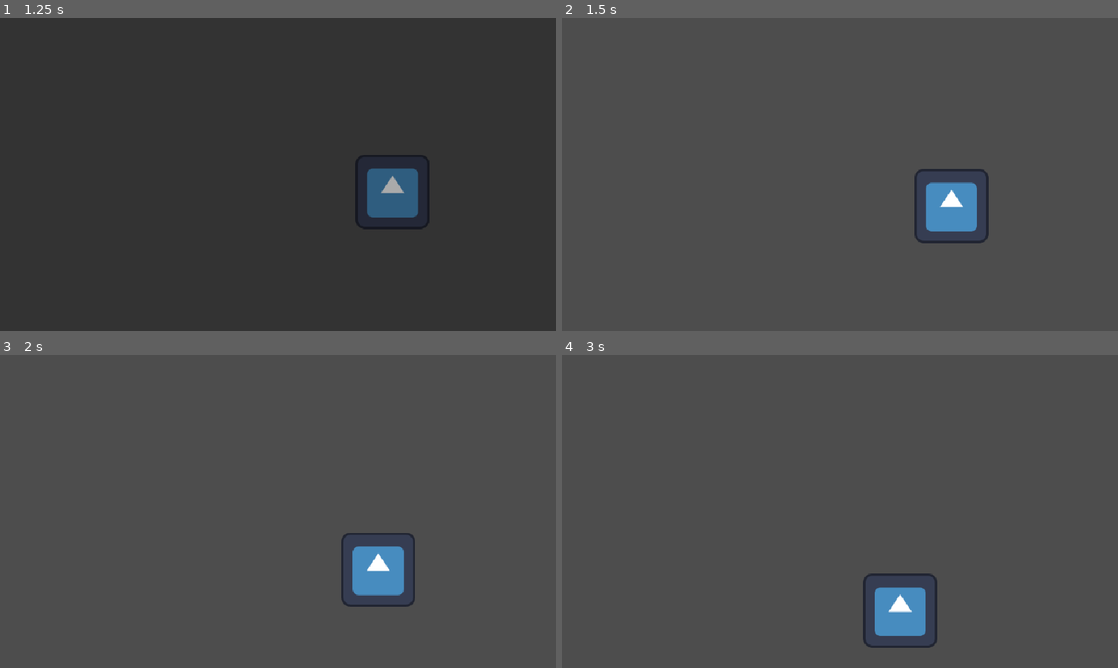
Above: before the commit, frames 1-4 (two rows, left to right).
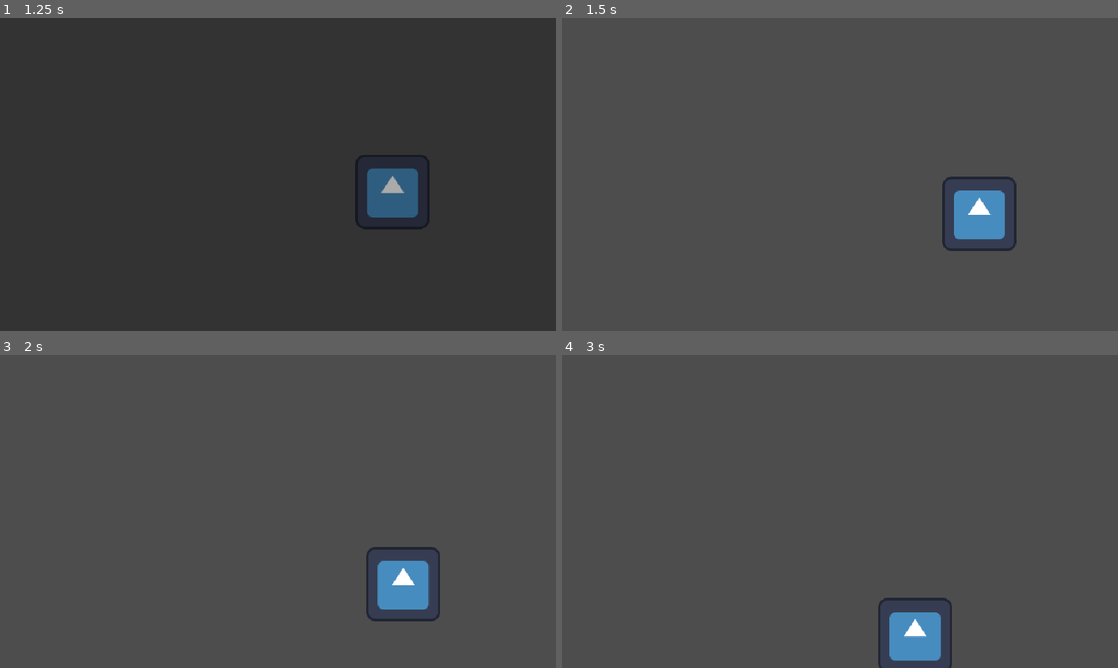
Above: after the commit, the same moments.

Repository: CookieFinder23/YGDA-Fall-Game-Jam-2026
Game: Godot game, scene res://ui/title_screen/title_screen.tscn
The game is run twice, just before and just after one commit, with the same random seed, the same clock (stepped at 60 frames per second) and the same inputs. The engine's default icon, where the game draws it, is replaced by a stand-in: a white triangle on a blue panel in a dark square.
Inputs (mouse positions are in pixels of both pictures, inside the frame that each line leads up to):
- Up to frame 1 (1.25 s): click (278, 115) at 0.5 s
- Up to frame 2 (1.5 s): hold W (up) from 1.28 s (still down)
- Up to frame 3 (2 s): keep holding W (up)
- Up to frame 4 (3 s): release W (up) at 2.03 s; hold S (down) 2.03-2.78 s; hold W (up) from 2.78 s (still down)

Frame 1 is identical in both runs. In frame 2, 2.6% of the frame differs, in the area x 63-82%, y 48-75%; in frame 3, 2.5%; in frame 4, 2.4%.

Commit message:
Update orbiting_object.gd

Diff:
--- a/fall-game-jam-2026/level_object/orbiting_object.gd
+++ b/fall-game-jam-2026/level_object/orbiting_object.gd
@@ -3,7 +3,7 @@
 ## 1 indexed. ring 1 is innermost; ring 4 is outermost. automatically clamps to legal value
 var ring_num = 3:
 	set(new_value):
-		ring_num = clamp(ring_num, 0, MAX_RING_NUM)
+		ring_num = clamp(new_value, 0, MAX_RING_NUM)
 ## position along ring in radians
 var ring_pos = 0
 ## radian gain on ring per second
